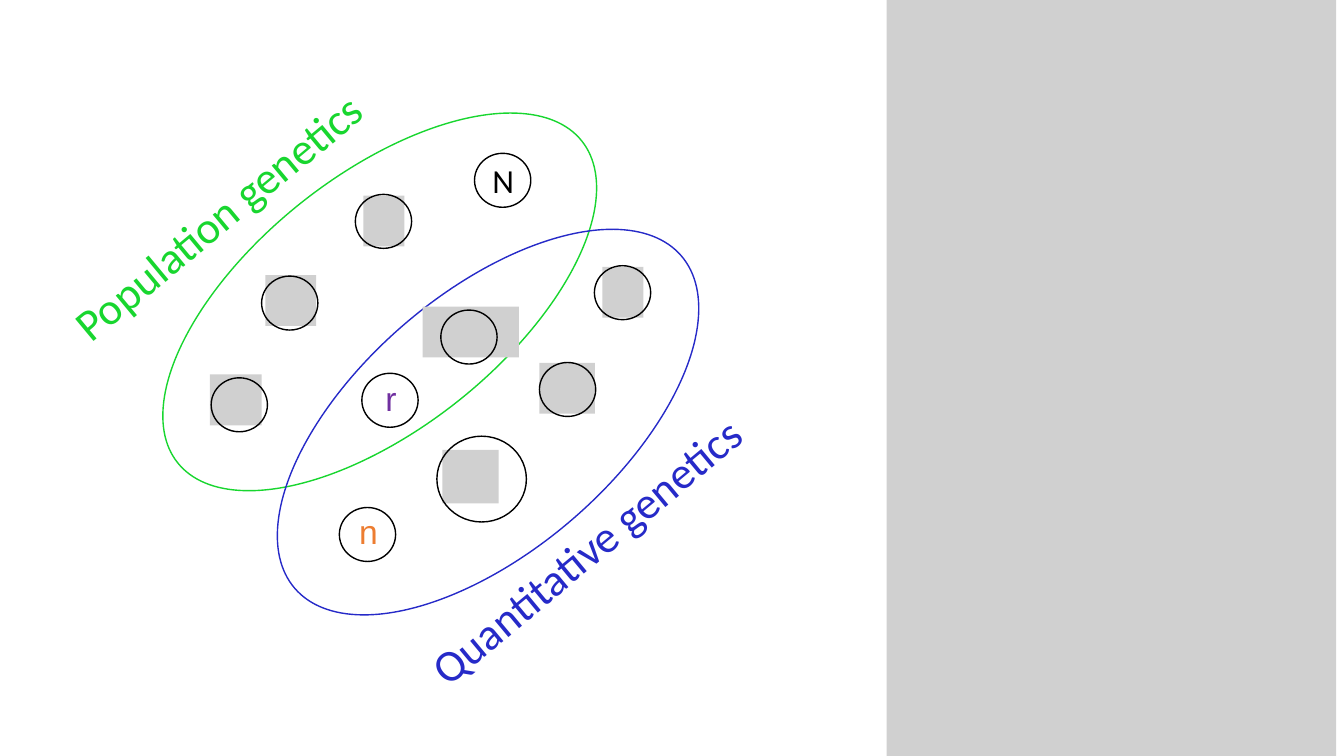
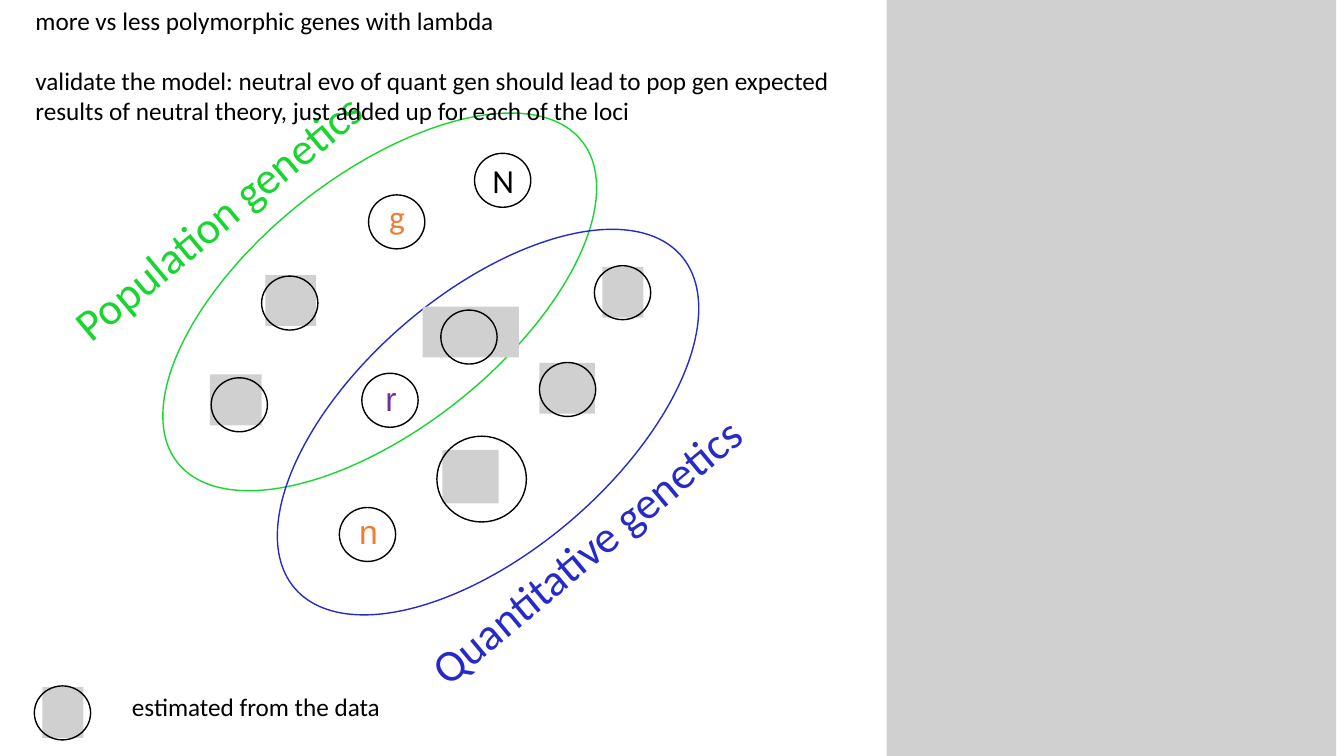
Before and after one commit to nobrien97/Genetic-Architecture-in-SLiM, a slide deck: slide 1 of Paper/Planning/concepts_parameters.pptx. Drawn at 1344x756 pixels with LibreOffice and Linux fonts; fonts in the diff are those of the drawing; grey boxes stand for pictures. Boxes give left, top, right and bottom in pixels: in the first picture for what was removed or moved away, otherwise in the second. Text is boxed around its words. In the diff, an @@ line names an element or a change of style, - is before the commit and + after.

```diff
--- a/Paper/Planning/concepts_parameters.pptx
+++ b/Paper/Planning/concepts_parameters.pptx
@@ text added at (35, 12, 828, 127), 18 pt, text #000000 @@
+more vs less polymorphic genes with lambda
+validate the model: neutral evo of quant gen should lead to pop gen expected results of neutral theory, just added up for each of the loci
@@ ellipse added at (369, 195, 425, 249), outline #000000 1 pt @@
@@ text added at (389, 212, 405, 235), 24 pt, text #ED7D31 @@
+g
@@ ellipse: place and size @@
-ellipse at (356, 195, 412, 249)
+ellipse at (34, 686, 91, 740)
@@ picture: place and size @@
-picture at (363, 196, 404, 246)
+picture at (42, 688, 84, 738)
@@ text added at (132, 698, 380, 717), 18 pt, text #000000 @@
+estimated from the data
```
Also in this commit, not shown: 1 other file.
